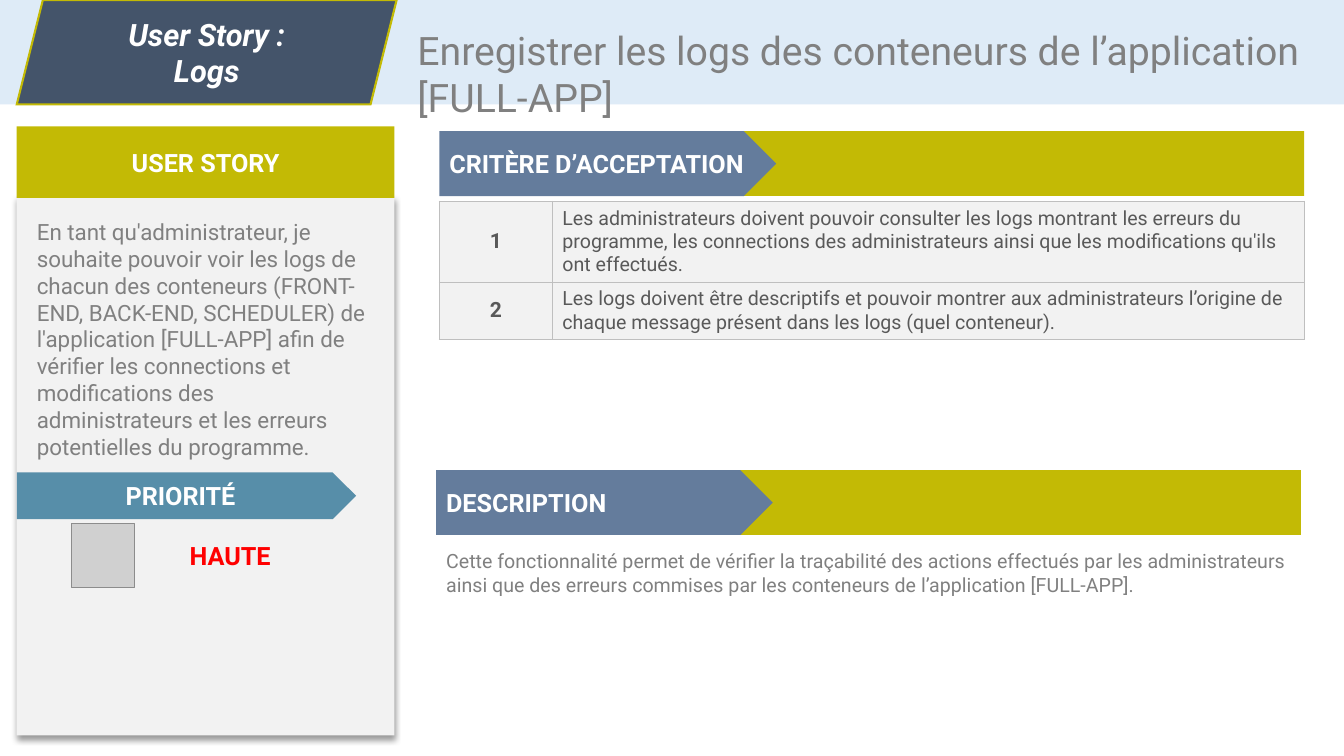
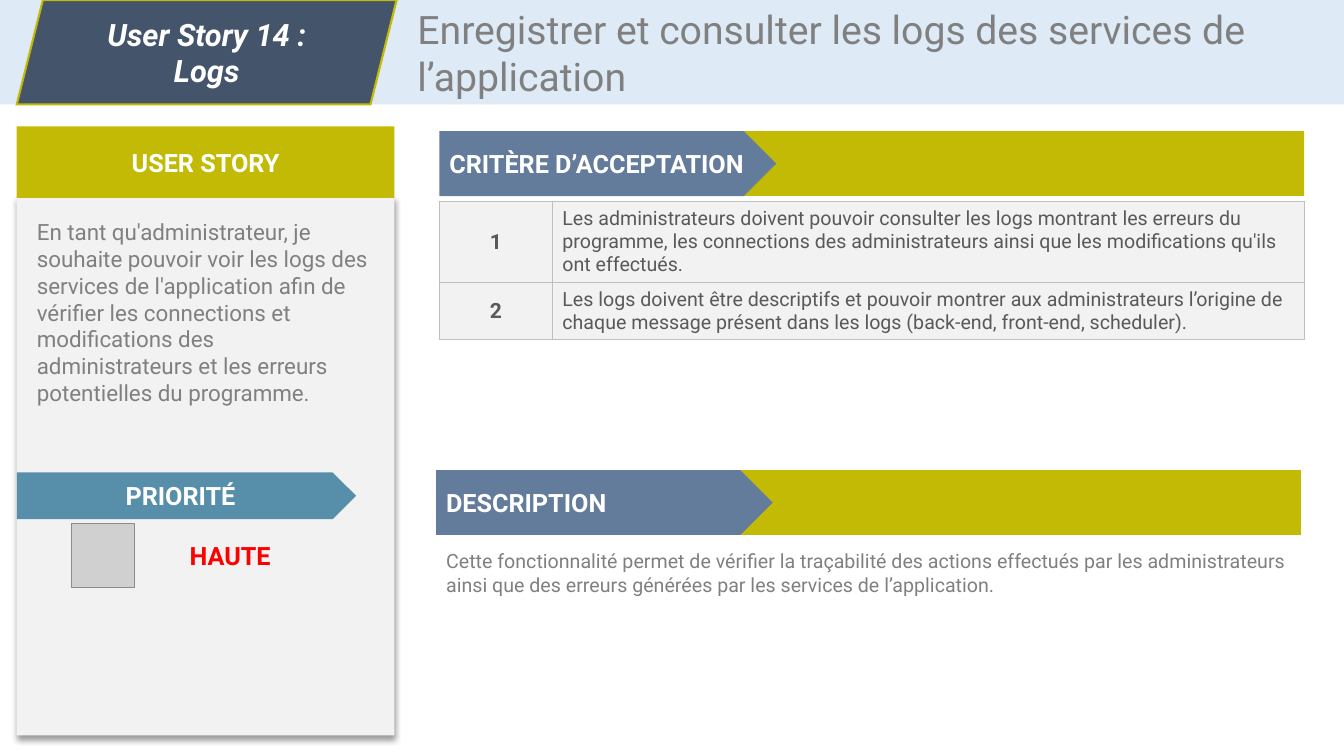
Before and after one commit to CC4K/api-catalog-development, a slide deck: slide 15 of reports/user-stories/user-stories.odp. Drawn at 1344x756 pixels with LibreOffice and Linux fonts; fonts in the diff are those of the drawing; grey boxes stand for pictures. Boxes give left, top, right and bottom in pixels: in the first picture for what was removed or moved away, otherwise in the second. Text is boxed around its words. In the diff, an @@ line names an element or a change of style, - is before the commit and + after.

Commit message:
Cahier des charges 85% terminé
Importé user stories propres
Exigences fonctionnelles et techniques avec MoSCoW
Glossaire

```diff
--- a/reports/user-stories/user-stories.odp
+++ b/reports/user-stories/user-stories.odp
@@ text in parallelogram at (x1=107, y1=24, x2=290, y2=53): text changed @@
-User Story :
+User Story 14 :
@@ text at (x1=417, y1=14, x2=1245, y2=99): text changed @@
-Enregistrer les logs des conteneurs de l’application [FULL-APP]
+Enregistrer et consulter les logs des services de l’application
@@ table at (x1=439, y1=201, x2=1304, y2=340) @@
-row 2, column 2: Les logs doivent être descriptifs et pouvoir montrer aux administrateurs l’origine de chaque message présent dans les logs (quel conteneur).
+row 2, column 2: Les logs doivent être descriptifs et pouvoir montrer aux administrateurs l’origine de chaque message présent dans les logs (back-end, front-end, scheduler).
@@ text at (x1=37, y1=223, x2=367, y2=406): text changed @@
-En tant qu'administrateur, je souhaite pouvoir voir les logs de chacun des conteneurs (FRONT-END, BACK-END, SCHEDULER) de l'application [FULL-APP] afin de vérifier les connections et modifications des administrateurs et les erreurs potentielles du programme.
+En tant qu'administrateur, je souhaite pouvoir voir les logs des services de l'application afin de vérifier les connections et modifications des administrateurs et les erreurs potentielles du programme.
@@ text at (x1=446, y1=553, x2=1285, y2=596): text changed @@
-Cette fonctionnalité permet de vérifier la traçabilité des actions effectués par les administrateurs ainsi que des erreurs commises par les conteneurs de l’application [FULL-APP].
+Cette fonctionnalité permet de vérifier la traçabilité des actions effectués par les administrateurs ainsi que des erreurs générées par les services de l’application.
```
Also in this commit, not shown: 14 other slides changed, 1 slide added, 26 other files.
